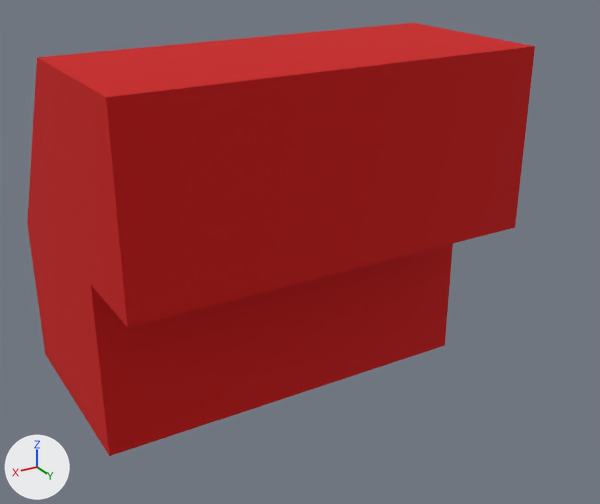
An edit to the COLLADA model vr/objetos/p121a.dae, drawn before and after from the same camera.
Rendered twice from a 50 mm camera at (42.4, 78.6, 34.2) aimed at (-3.3, 2.6, -3.8). Lighting does not change. The marker at lower left points along +X, +Y and +Z. The picture after the commit comes second.

Names of what the first picture shows: 'SketchUp'.
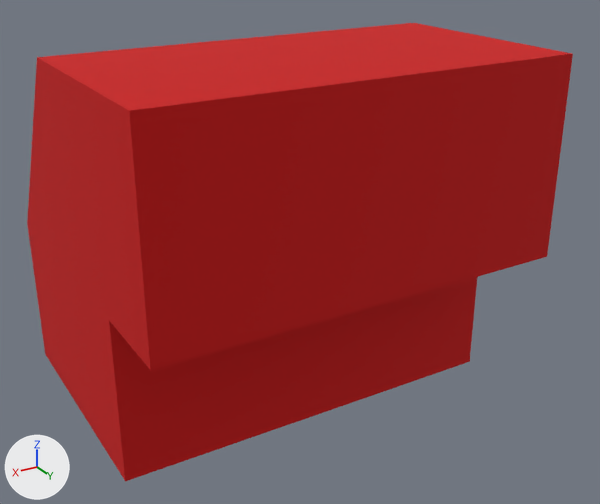
Edits to the scene script, one JSON object a line:
```json
{"block": "me_sketchup", "where": "# used by ob_sketchup; location = (0.0, 0.0, 0.0)"}
{"op": "remove", "block": "me_sketchup", "code": "me_sketchup.from_pydata(...)  # 22 vertices, 40 faces; spans x -23.1..22.4, y -23.6..16.4, z -20.1..19.9"}
{"op": "add", "block": "me_sketchup", "code": "me_sketchup.from_pydata(...)  # 22 vertices, 40 faces; spans x -23.1..22.4, y -23.6..21.5, z -20.1..19.9"}
{"block": "me_sketchup", "change": "me_sketchup part 1"}
{"op": "set", "path": "me_sketchup.vertices[0].co", "old": "(22.4, 6.4, -20.1)", "new": "(22.4, 11.2, -20.1)", "note": "pixel (109, 455) -> pixel (125, 481)"}
{"op": "set", "path": "me_sketchup.vertices[2].co", "old": "(-23.1, 6.4, -20.1)", "new": "(-23.1, 11.2, -20.1)", "note": "pixel (444, 345) -> pixel (469, 361)"}
{"op": "set", "path": "me_sketchup.vertices[8].co", "old": "(-23.1, 6.4, -0.1)", "new": "(-23.1, 11.2, -1.8)"}
{"op": "set", "path": "me_sketchup.vertices[9].co", "old": "(22.4, 6.4, -0.1)", "new": "(22.4, 11.2, -1.8)", "note": "pixel (90, 284) -> pixel (108, 320)"}
{"op": "set", "path": "me_sketchup.vertices[12].co", "old": "(22.4, 16.4, 19.9)", "new": "(22.4, 21.5, 19.9)", "note": "pixel (106, 97) -> pixel (129, 110)"}
{"op": "set", "path": "me_sketchup.vertices[13].co", "old": "(22.4, 16.4, -0.1)", "new": "(22.4, 21.5, -1.8)", "note": "pixel (127, 327) -> pixel (150, 370)"}
{"op": "set", "path": "me_sketchup.vertices[19].co", "old": "(-23.1, 16.4, 19.9)", "new": "(-23.1, 21.5, 19.9)", "note": "pixel (535, 46) -> pixel (572, 53)"}
{"op": "set", "path": "me_sketchup.vertices[21].co", "old": "(-23.1, 16.4, -0.1)", "new": "(-23.1, 21.5, -1.8)", "note": "pixel (515, 227) -> pixel (547, 256)"}
```

Boxes [x1, y1, x2, y2] around the edits, measured in the pictures (600 x 504 px):
```json
{"object": "SketchUp", "change": "reshaped", "before": [27, 23, 535, 456], "after": [27, 23, 573, 481], "on screen": "7% wider"}
```
